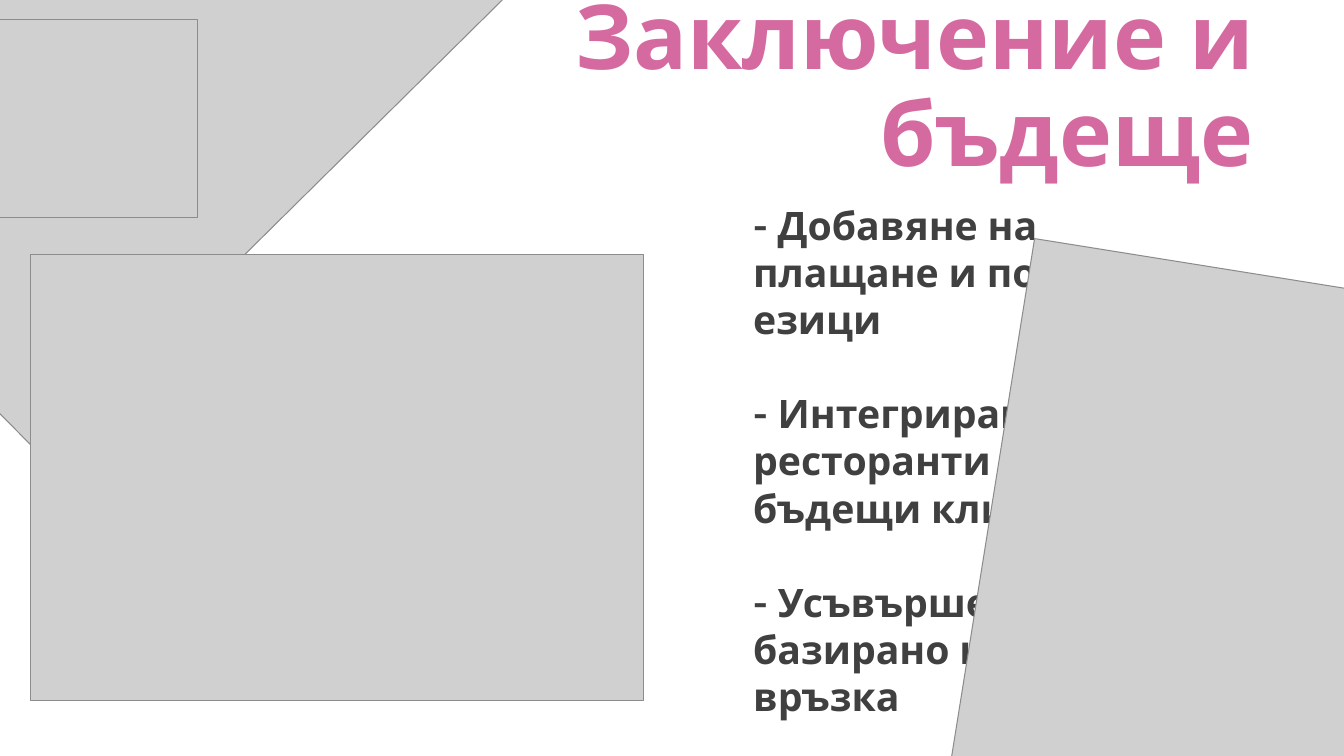
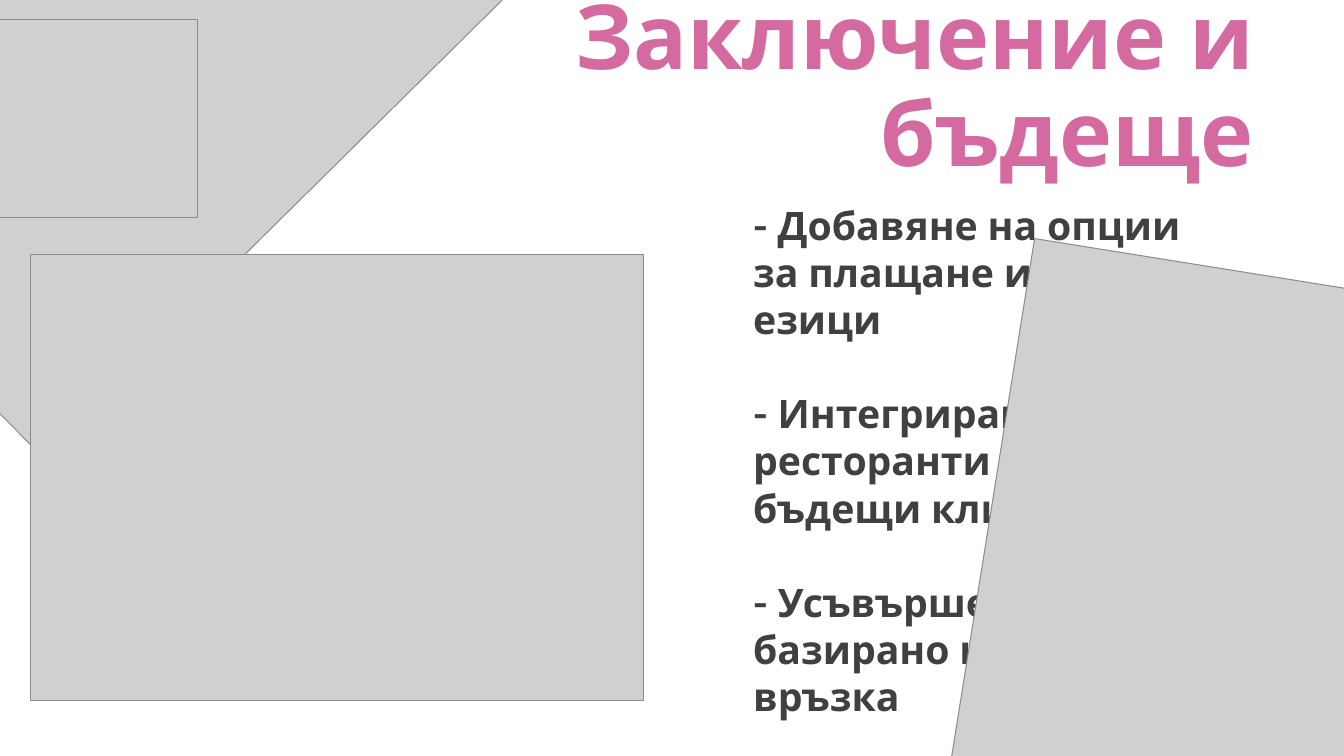
Before and after one commit to DeliriumProducts/luncher-box, a slide deck: slide 10 of presentation/itsviat/presentation.pptx. Drawn at 1344x756 pixels with LibreOffice and Linux fonts; fonts in the diff are those of the drawing; grey boxes stand for pictures. Boxes give left, top, right and bottom in pixels: in the first picture for what was removed or moved away, otherwise in the second. Text is boxed around its words. In the diff, an @@ line names an element or a change of style, - is before the commit and + after.

```diff
--- a/presentation/itsviat/presentation.pptx
+++ b/presentation/itsviat/presentation.pptx
@@ text at <box>753,210,1189,533</box>: text changed @@
-  - Добавяне на плащане и повече езици
-  - Интегриране в ресторанти (3 бъдещи клиенти)
+  - Добавяне на опции за плащане и повече езици
+  - Интегриране в ресторанти (3 бъдещи клиента)
```
Also in this commit, not shown: 3 other slides changed, 1 other file.
